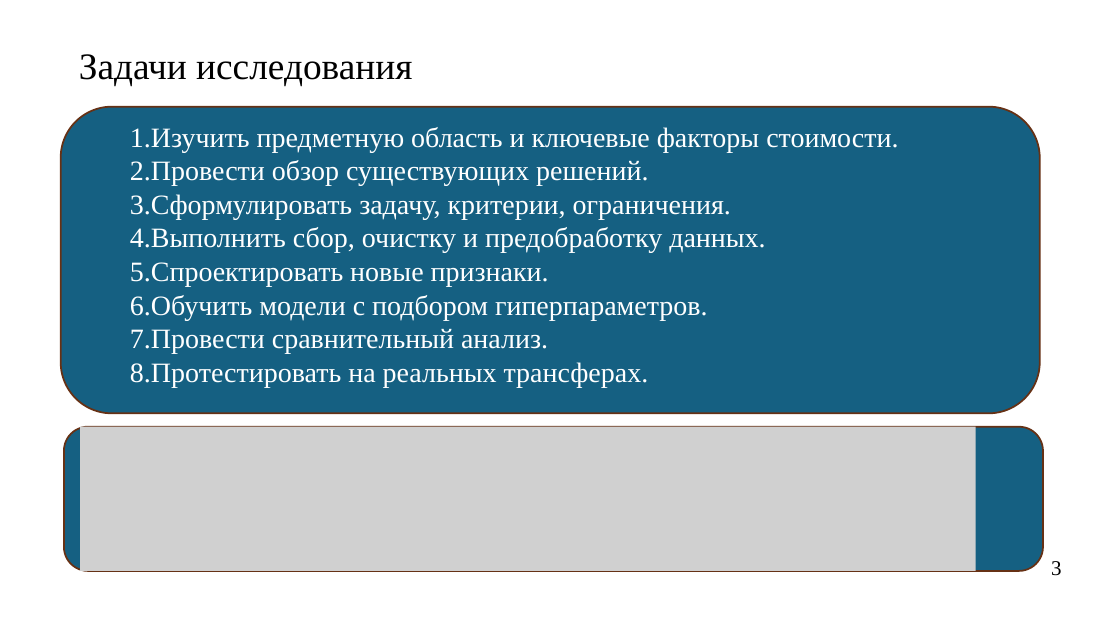
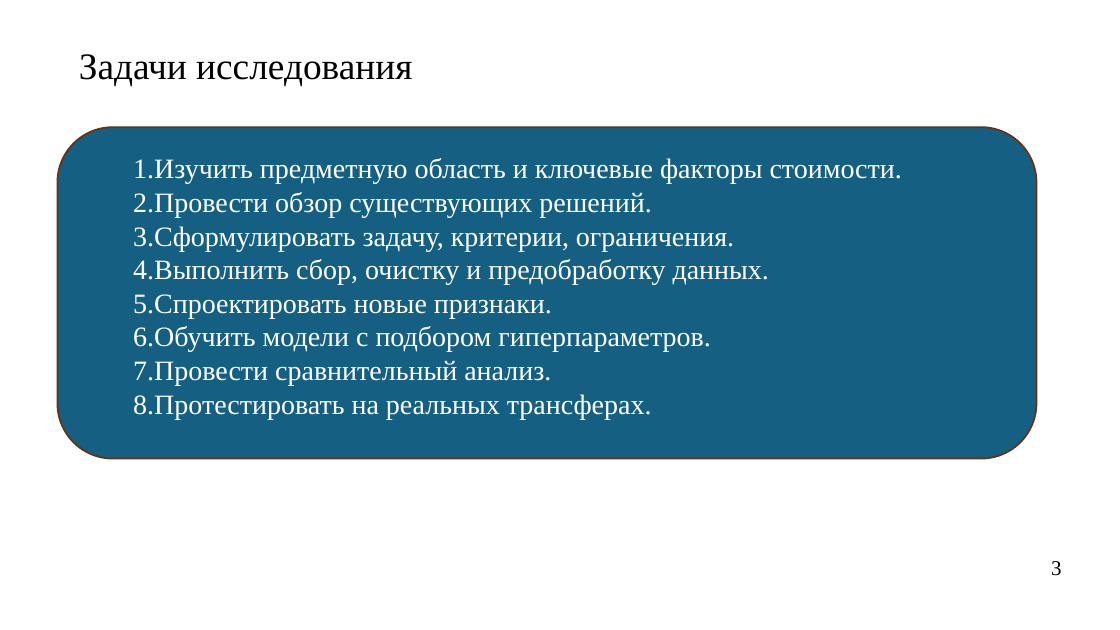
Before and after one commit to Kirill010/RTU-MIREA, a slide deck: slide 3 of 4 курс/8 семестр/Преддипломная практика/010304_22И1429_Ким_КС_презентация_предзащита.pptx. Drawn at 1120x630 pixels with LibreOffice and Linux fonts; fonts in the diff are those of the drawing; grey boxes stand for pictures. Boxes give left, top, right and bottom in pixels: in the first picture for what was removed or moved away, otherwise in the second. Text is boxed around its words. In the diff, an @@ line names an element or a change of style, - is before the commit and + after.

```diff
--- a/4 курс/8 семестр/Преддипломная практика/010304_22И1429_Ким_КС_презентация_предзащита.pptx
+++ b/4 курс/8 семестр/Преддипломная практика/010304_22И1429_Ким_КС_презентация_предзащита.pptx
@@ rounded rectangle: place and size @@
-rounded rectangle at (60,107,1040,413)
+rounded rectangle at (57,127,1037,458)
@@ text "Изучить предметную область и ключевые ...": place and size @@
-text "Изучить предметную область и ключевые ..." at (130,127,898,387)
+text "Изучить предметную область и ключевые ..." at (133,158,902,419)
@@ rounded rectangle removed at (64,427,1044,571) @@
@@ picture removed at (81,427,976,571) @@
```
Also in this commit, not shown: 6 other slides changed, 4 other files.
